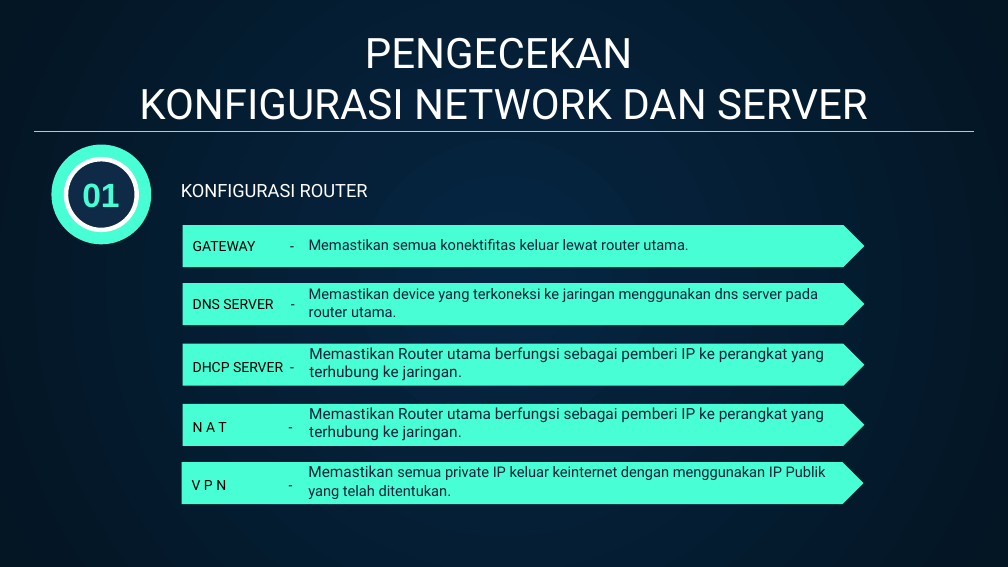
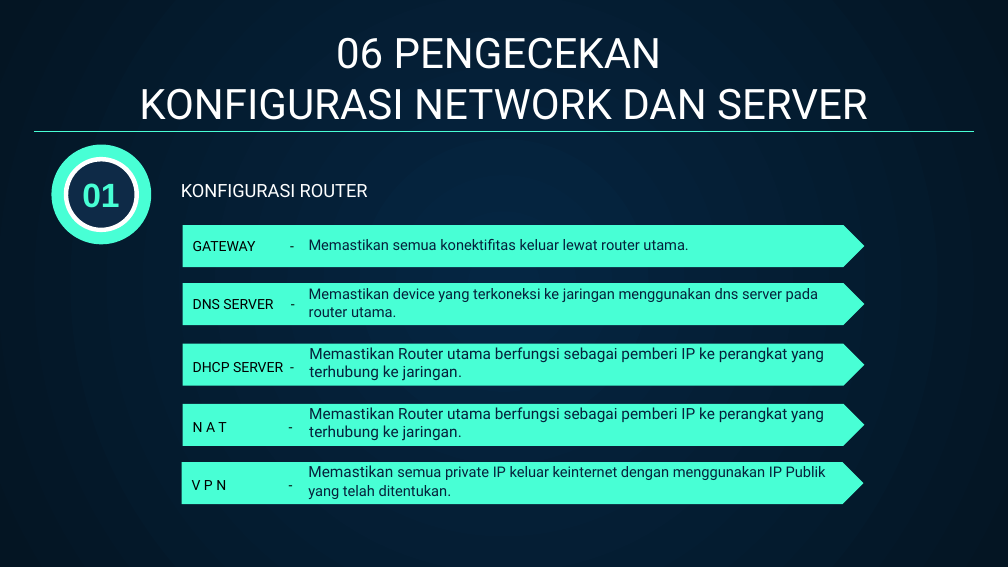
Before and after one commit to admin708/dokumen, a slide deck: slide 9 of ppt ith.pptx (slide 10 before the commit). Drawn at 1008x567 pixels with LibreOffice and Linux fonts; fonts in the diff are those of the drawing. Boxes give left, top, right and bottom in pixels: in the first picture for what was removed or moved away, otherwise in the second. Text is boxed around its words. In the diff, an @@ line names an element or a change of style, - is before the commit and + after.

```diff
--- a/ppt ith.pptx
+++ b/ppt ith.pptx
@@ title at (139,37,868,120): text changed @@
-PENGECEKAN
-KONFIGURASI NETWORK DAN SERVER
+06 PENGECEKAN
+KONFIGURASI NETWORK DAN SERVER
```
Also in this commit, not shown: 6 other slides changed, 3 slides added, 1 other file.
